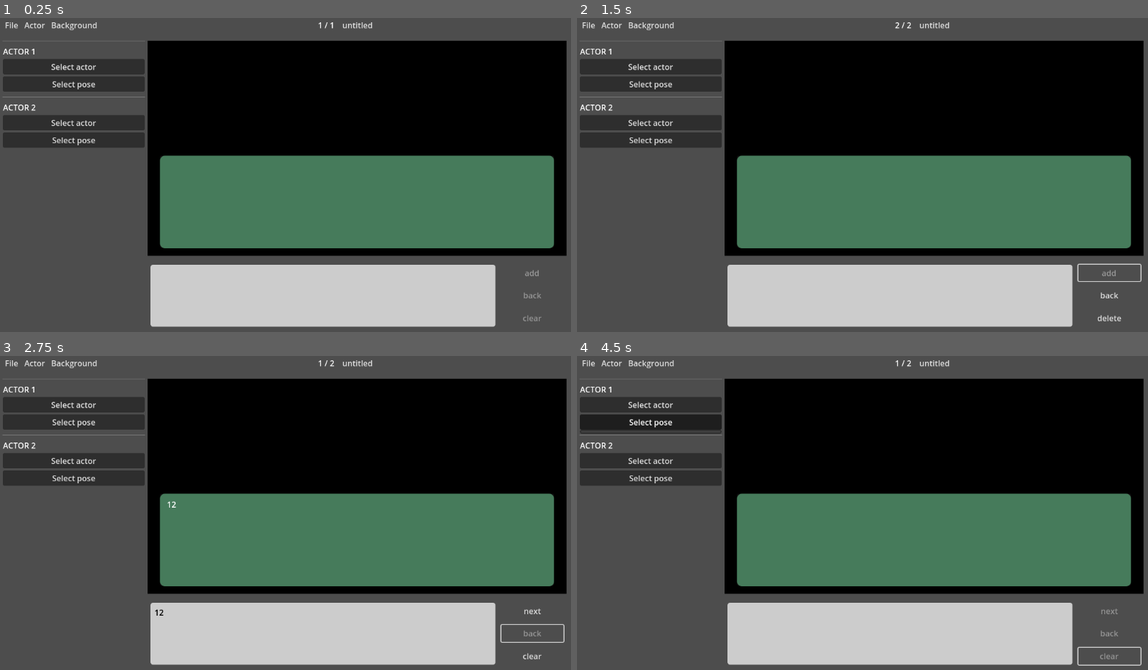
Above: before the commit, frames 1-4 (two rows, left to right).
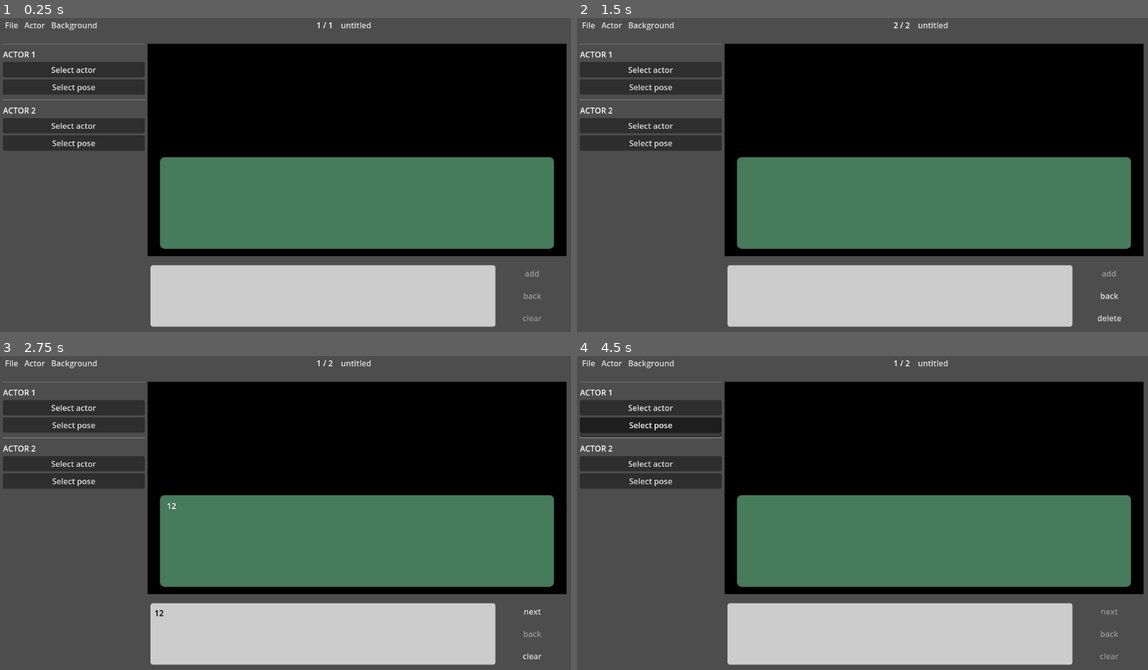
Above: after the commit, the same moments.

Repository: Barkerprooks/scene-editor
Game: Godot game, scene res://scenes/editor.tscn
Two runs of this game, one before a commit and one after it. Both use one fixed random seed, a clock stepped at 60 frames per second and the inputs below.
Inputs (mouse positions are in pixels of both pictures, inside the frame that each line leads up to):
- Up to frame 1 (0.25 s): no input
- Up to frame 2 (1.5 s): click (902, 294) at 0.52 s; type "12" at 0.6 s; click "add" at 1.25 s
- Up to frame 3 (2.75 s): click "back" at 2 s
- Up to frame 4 (4.5 s): click "clear" at 2.75 s; click "Select actor" at 3.5 s; click "Select pose" at 4.25 s

The runs differ from the first frame. In frame 1, 3.9% of the frame differs, in the area x 0-100%, y 1-90%; in frame 2, 4.0%; in frame 3, 4.1%; in frame 4, 4.1%, in the area x 0-100%, y 1-99%.

Commit message:
refactoring

Diff:
--- a/scenes/editor.tscn
+++ b/scenes/editor.tscn
@@ -7,9 +7,9 @@
 [ext_resource type="Script" path="res://scripts/editor/page/buttons.gd" id="4_d0t6c"]
 [ext_resource type="Script" path="res://scripts/editor/alert.gd" id="4_pla7g"]
 [ext_resource type="Script" path="res://scripts/editor/menu/title_input.gd" id="5_ssdpi"]
-[ext_resource type="Script" path="res://scripts/editor/menu/import_background.gd" id="7_8wxph"]
+[ext_resource type="Script" path="res://scripts/editor/page/dialogue_editor.gd" id="6_rvoxm"]
+[ext_resource type="Script" path="res://scripts/editor/menu/import/background.gd" id="7_8wxph"]
 [ext_resource type="Script" path="res://scripts/editor/menu/open_file_popup.gd" id="7_bn6pa"]
-[ext_resource type="Script" path="res://scripts/editor/menu/import_actor.gd" id="9_2mu6q"]
 
 [sub_resource type="ImageTexture" id="ImageTexture_8hf2w"]
 
@@ -76,8 +76,8 @@
 layout_mode = 2
 theme_override_constants/margin_left = 6
 theme_override_constants/margin_top = 6
-theme_override_constants/margin_right = 6
-theme_override_constants/margin_bottom = 0
+theme_override_constants/margin_right = 12
+theme_override_constants/margin_bottom = 6
 
 [node name="Header" type="VSplitContainer" parent="UI/HeaderMargins"]
 layout_mode = 2
@@ -294,6 +294,7 @@
 theme_override_colors/font_color = Color(0, 0, 0, 1)
 theme_override_styles/normal = SubResource("StyleBoxFlat_p4t3i")
 theme_override_styles/focus = SubResource("StyleBoxFlat_cinuk")
+script = ExtResource("6_rvoxm")
 
 [node name="ButtonMargins" type="MarginContainer" parent="UI/Body/Panels/PagePanels/PageInputs"]
 layout_mode = 2
@@ -311,18 +312,24 @@
 [node name="Next" type="Button" parent="UI/Body/Panels/PagePanels/PageInputs/ButtonMargins/Buttons"]
 layout_mode = 2
 size_flags_vertical = 3
+focus_mode = 0
+mouse_default_cursor_shape = 2
 text = "next"
 flat = true
 
 [node name="Back" type="Button" parent="UI/Body/Panels/PagePanels/PageInputs/ButtonMargins/Buttons"]
 layout_mode = 2
 size_flags_vertical = 3
+focus_mode = 0
+mouse_default_cursor_shape = 2
 text = "back"
 flat = true
 
 [node name="Delete" type="Button" parent="UI/Body/Panels/PagePanels/PageInputs/ButtonMargins/Buttons"]
 layout_mode = 2
 size_flags_vertical = 3
+focus_mode = 0
+mouse_default_cursor_shape = 2
 text = "delete"
 flat = true
 
@@ -339,17 +346,6 @@
 theme_override_colors/font_color = Color(0.652227, 2.76752e-06, 4.33177e-07, 1)
 theme_override_styles/normal = SubResource("StyleBoxFlat_g8n16")
 script = ExtResource("4_pla7g")
-
-[node name="LoadScene" type="PopupMenu" parent="."]
-script = ExtResource("7_bn6pa")
-
-[node name="ImportActor" type="PopupMenu" parent="."]
-script = ExtResource("9_2mu6q")
-
-[node name="ActorLabel" type="Label" parent="ImportActor"]
-offset_right = 40.0
-offset_bottom = 23.0
-horizontal_alignment = 1
 
 [node name="ImportDialog" type="FileDialog" parent="."]
 title = "Open a File"
@@ -362,3 +358,10 @@
 filters = PackedStringArray("*.png,*.jpg,*.jpeg,*.gif,*.svg")
 use_native_dialog = true
 script = ExtResource("7_8wxph")
+
+[node name="OpenScene" type="PopupMenu" parent="."]
+script = ExtResource("7_bn6pa")
+
+[node name="ImportActor" type="Panel" parent="."]
+visible = false
+layout_mode = 0
--- a/scripts/editor/editor.gd
+++ b/scripts/editor/editor.gd
@@ -1,27 +1,77 @@
 extends Control
 
 
+const BACKGROUND_PATH: String = "SceneEditor/Assets/Backgrounds"
+const ACTOR_PATH: String = "SceneEditor/Assets/Actors"
 const SCENE_PATH: String = "SceneEditor/Scenes"
-const ACTOR_PATH: String = "SceneEditor/Assets/Actors"
-const BACKGROUND_PATH: String = "SceneEditor/Assets/Backgrounds"
-
-static func create_new_page() -> Dictionary: return { "dialogue": "", "actors": [] }
+
+
+static func create_new_page() -> Dictionary: return {
+	"dialogue": "", "actors": []
+}
+
 static func create_new_scene() -> Dictionary: return {
 	"background": "",
 	"title": "untitled",
 	"pages": [ create_new_page() ],
 }
 
-# current scene in memory
-var index: int = 0
-var scene: Dictionary
-var page: Dictionary
-
-# scene UI objects
-@onready var count: Label = $UI/HeaderMargins/Header/Inputs/Page
-@onready var title: LineEdit = $UI/HeaderMargins/Header/Inputs/TitleInput
-@onready var dialogue: TextEdit = $UI/Body/Panels/PagePanels/Page/Overlay/TextMargin/DialogueBox
-@onready var dialogue_editor: TextEdit = $UI/Body/Panels/PagePanels/PageInputs/DialogueMargins/DialogueEditor
+
+# current scene in memory and the current page
+var __scene: Dictionary = create_new_scene() # start with empty scene
+var __page: int = 0
+
+
+func get_page_count() -> int:
+	return len(__scene["pages"])
+
+
+func get_scene_title() -> String:
+	return __scene["title"]
+
+
+func set_scene_title(value: String) -> void:
+	for symbol in ['<', '>', ':', '"', "/", "\\", "|", "?", "*"]:
+		if value.contains(symbol):
+			error("Error: Invalid symbol in title: '%s' - Try using a different one?" % symbol)
+			return
+	__scene["title"] = value
+
+
+func get_scene_background() -> String:
+	return __scene["background"]
+
+
+func set_scene_background(value: String) -> void:
+	__scene["background"] = value
+
+
+func get_page_data() -> Dictionary:
+	return __scene["pages"][__page]
+
+
+func remove_page(page: int) -> void:
+	__scene["pages"].remove_at(page)
+
+
+func get_page_actors() -> String:
+	return __scene["pages"][__page]["actors"]
+
+
+func get_page_dialogue() -> String:
+	return __scene["pages"][__page]["dialogue"]
+
+
+func set_page_dialogue(value: String) -> void:
+	__scene["pages"][__page]["dialogue"] = value
+
+
+func is_last_page() -> bool:
+	return __page == len(__scene["pages"]) - 1
+
+
+func is_first_page() -> bool:
+	return __page == 0
 
 
 func debug(text: String) -> void:
@@ -37,92 +87,97 @@
 func __get_data_path(path: String) -> String:
 	var data_path: String = OS.get_system_dir(OS.SYSTEM_DIR_DOCUMENTS).path_join(path)
 	if not DirAccess.dir_exists_absolute(data_path):
-		debug("created data folder %" % data_path)
+		debug("creating data folder %" % data_path)
 		DirAccess.make_dir_recursive_absolute(data_path)
 	return data_path
 
 
-func __sync_scene() -> void:
-	dialogue_editor.release_focus()
-	title.release_focus()
-	# syncs the scene UI with whatever is in the 'scene' dictionary
+func reset_focus() -> void:
+	$UI/Body/Panels/PagePanels/PageInputs/DialogueMargins/DialogueEditor.release_focus()
+	$UI/HeaderMargins/Header/Inputs/TitleInput.release_focus()
+
+
+func sync_scene() -> void:
+	reset_focus() # reset focus on all UI elements that support it
+
 	# check to make sure we have the correct format
 	for key in create_new_scene().keys():
-		if key not in scene:
+		if key not in __scene:
 			error("invalid scene format, no %s key, talk to Parker" % key)
 			return
 
-	if len(scene["pages"]) == 0:
-		error("invalid format, pages exist but the list is empty")
-		return
-
-	page = scene["pages"][index]
-
+	if len(__scene["pages"]) == 0: # if this is somehow wrong, we should fix it
+		__scene["pages"].append(create_new_page())
+
+	# check to see if all the pages are valid
 	for key in create_new_page().keys():
-		if key not in page:
-			error("invalid page format, no %s key, talk to Parker" % key)
-			return
-
-	title.text = scene["title"]
-	count.text = "%s / %s" % [(index + 1), len(scene["pages"])]
-
-	dialogue.text = page["dialogue"]
-	dialogue_editor.text = page["dialogue"]
-
-	# load background image
-	load_background(scene["background"])
-
-
-func __save_scene(path: String) -> void:
-	if not path.ends_with(".json"):
-		path = ".".join([path, "json"])
-
-	# sync filename and scene title
-	var filename = path.get_file().split('.')[0]
-	if filename != scene["title"]:
-		scene["title"] = filename
-		__sync_scene()
-
-	var file = FileAccess.open(path, FileAccess.WRITE)
-	file.store_string(JSON.stringify(scene))
-
-	debug("Saved: %s" % path)
-
-
-func __set_scene_title(scene_name: String) -> void:
-	for symbol in ['<', '>', ':', '"', "/", "\\", "|", "?", "*"]:
-		if scene_name.contains(symbol):
-			error("Error: Invalid symbol in title: '%s' - Try using a different one?" % symbol)
-			return
-
-	debug("Set scene title: %s" % scene_name)
-	scene["title"] = scene_name
-
-
-func __set_dialogue_text() -> void:
-	scene["pages"][index]["dialogue"] = dialogue_editor.text
-	dialogue.text = dialogue_editor.text
+		for page in __scene["pages"]:
+			if key not in page:
+				error("invalid page format, no %s key, talk to Parker" % key)
+				return
+
+	# load all the text based content of the current page into the UI
+	sync_metadata()
+
+	# load background image into the UI
+	sync_background()
+
+
+func sync_metadata() -> void:
+	$UI/HeaderMargins/Header/Inputs/TitleInput.text = get_scene_title()
+	$UI/HeaderMargins/Header/Inputs/Page.text = "%s / %s" % [(__page + 1), get_page_count()]
+	$UI/Body/Panels/PagePanels/Page/Overlay/TextMargin/DialogueBox.text = get_page_dialogue()
+	$UI/Body/Panels/PagePanels/PageInputs/DialogueMargins/DialogueEditor.text = get_page_dialogue()
+
+
+func sync_background() -> void:
+	var image: Image = Image.new()
+	var path: String = __get_data_path(BACKGROUND_PATH).path_join(get_scene_background())
+
+	if FileAccess.file_exists(path):
+		image.load(path)
+	else:
+		image = Image.create_empty(800, 600, false, Image.FORMAT_RGBF)
+		image.fill(Color.BLACK)
+
+	$UI/Body/Panels/PagePanels/Page/Background.texture.set_image(image)
+
+
+func unedited() -> bool:
+	var title: String = get_scene_title()
+	var filename: String = ".".join([title, "json"])
+	var filehash: String = FileAccess.get_md5(__get_data_path(SCENE_PATH).path_join(filename))
+	if not filehash and title == "untitled":
+		return true # new scene
+	return filehash == JSON.stringify(__scene).md5_text()
 
 
 func new_scene() -> void:
-	index = 0 # reset view to first page
-	scene = create_new_scene()
-	__sync_scene()
+	debug("opening a new scene")
+	__scene = create_new_scene()
+	__page = 0
+	sync_scene()
 
 
 func open_scene() -> void:
-	$LoadScene.show_scenes()
-	index = 0 # reset view to first page
+	debug("opening a scene")
+	$OpenScene.show_scenes()
 
 
 func save_scene() -> void:
-	if scene["title"] == "untitled":
+	debug("saving scene")
+	var title: String = get_scene_title()
+
+	if title == "untitled":
 		debug("Set the scene title before you save")
 		return
 
 	var path: String = __get_data_path(SCENE_PATH)
-	var file: String = ".".join([scene["title"], "json"])
-	__save_scene(path.path_join(file))
+	var filename: String = ".".join([title, "json"])
+
+	var file = FileAccess.open(path.path_join(filename), FileAccess.WRITE)
+	file.store_string(JSON.stringify(__scene))
+	file.close()
 
 
 func list_scenes() -> Array:
@@ -130,19 +185,23 @@
 	return files.map(func(file: String): return file.trim_suffix(".json"))
 
 
-func load_scene(scene_name: String) -> void:
-	var path: String = __get_data_path(SCENE_PATH).path_join(scene_name) + ".json"
+func load_scene(title: String) -> void:
+	debug("loading scene: %s" % title)
+	var path: String = __get_data_path(SCENE_PATH).path_join(title) + ".json"
 	var file: FileAccess = FileAccess.open(path, FileAccess.READ)
 
 	if not file:
 		debug("file not found, talk to Parker")
 		return
 
-	self.scene = JSON.parse_string(file.get_as_text())
-	__sync_scene()
+	__scene = JSON.parse_string(file.get_as_text())
+	__page = 0 # reset the page to the first page
+	sync_scene()
 
 
 func import_background(path: String) -> void:
+	debug("importing background image: %s" % path)
+
 	# copy background asset into the asset folder
 	if not FileAccess.file_exists(path):
 		error("Error: file does not exist")
@@ -152,66 +211,51 @@
 	var destination = __get_data_path(BACKGROUND_PATH).path_join(filename)
 	DirAccess.copy_absolute(path, destination)
 
-	debug("imported background image: %s" % filename)
-	load_background(filename)
+	set_scene_background(filename) # go ahead and set the background while
+	sync_background() # updating the UI
 
 
 func list_backgrounds() -> Array:
 	return Array(DirAccess.get_files_at(__get_data_path(BACKGROUND_PATH)))
 
 
-func load_background(background: String) -> void:
-	var image: Image = Image.new()
-	var path: String = __get_data_path(BACKGROUND_PATH).path_join(background)
-
-	if FileAccess.file_exists(path):
-		scene["background"] = background
-		image.load(path)
-	else:
-		image = Image.create_empty(800, 600, false, Image.FORMAT_RGBF)
-		image.fill(Color.BLACK)
-
-	$UI/Body/Panels/PagePanels/Page/Background.texture.set_image(image)
-
-
-func import_actor(path: String) -> void:
-	if not DirAccess.dir_exists_absolute(path):
-		error("actor folder not found")
-		return
-
-	$ImportActor.configure_actor(path)
+func import_actor(_path: String) -> void:
+	#debug("importing a new actor: %s" % path.get_file())
+	#if not DirAccess.dir_exists_absolute(path):
+		#error("actor folder not found")
+		#return
+
+	$ImportActor.popup()
+
+	# $ImportActor.configure_actor(path)
 
 
 func next_page() -> void:
-	index += 1
-	if index == len(scene["pages"]):
-		scene["pages"].append(create_new_page())
-		page = create_new_page()
-	__sync_scene()
+	__page += 1
+	if __page == get_page_count():
+		__scene["pages"].append(create_new_page())
+	sync_scene()
 
 
 func last_page() -> void:
-	index -= 1
-	__sync_scene()
+	__page -= 1
+	sync_scene()
 
 
 func delete_page() -> void:
-	if index > 0:
-		scene["pages"].remove_at(index)
-		index -= 1
-	else:
-		scene["pages"][0] = create_new_page()
-	__sync_scene()
+	if __page > 0:
+		remove_page(__page)
+		__page -= 1
+	else: # if it's the first page we just clear it
+		__scene["pages"][0] = create_new_page()
+	sync_scene()
 
 
 func _ready() -> void:
-	dialogue_editor.connect("text_changed", __set_dialogue_text)
-	title.connect('text_submitted', __set_scene_title)
-	new_scene()
+	sync_scene()
 
 
 func _input(event: InputEvent) -> void:
 	if event.is_action_pressed("Save"):
-		dialogue_editor.release_focus()
-		title.release_focus()
+		reset_focus()
 		save_scene()
--- a/scripts/editor/menu/actor.gd
+++ b/scripts/editor/menu/actor.gd
@@ -2,9 +2,13 @@
 
 @onready var Editor = $/root/Editor
 
-func id_pressed(id: int) -> void:
+
+func import_actor(value: String) -> void:
+	pass
+
+func index_pressed(id: int) -> void:
 	match id:
-		0: $/root/Editor/ImportDialog.import_folder(Editor.import_actor)
+		0: $/root/Editor/ImportDialog.import_folder(import_actor)
 
 func _ready() -> void:
-	connect("id_pressed", id_pressed)
+	connect("index_pressed", index_pressed)
--- a/scripts/editor/menu/background.gd
+++ b/scripts/editor/menu/background.gd
@@ -2,6 +2,19 @@
 
 
 @onready var Editor = $/root/Editor
+
+
+func about_to_popup() -> void:
+	var backgrounds = Editor.list_backgrounds()
+	clear()
+	add_item("import background image")
+	add_separator()
+	if len(backgrounds) > 0:
+		for filename in backgrounds:
+			add_item(filename)
+	else:
+		add_item("no backgrounds found. try importing one")
+		set_item_disabled(2, true)
 
 
 func index_pressed(index: int) -> void:
@@ -9,19 +22,8 @@
 		$/root/Editor/ImportDialog.import_file(Editor.import_background)
 		return
 
-	var string = get_item_text(index)
-	Editor.debug("loading background %s" % string)
-	Editor.load_background(string)
-
-
-func about_to_popup() -> void:
-	var backgrounds = Editor.list_backgrounds()
-	clear()
-	add_item("import background image")
-	if len(backgrounds) > 0:
-		add_separator()
-		for filename in backgrounds:
-			add_item(filename)
+	Editor.set_scene_background(get_item_text(index))
+	Editor.sync_background()
 
 
 func _ready() -> void:
--- a/scripts/editor/menu/file.gd
+++ b/scripts/editor/menu/file.gd
@@ -2,10 +2,10 @@
 
 
 @onready var Editor = $/root/Editor
-@onready var LoadScene = $/root/Editor/LoadScene
 
-func __file_button_pressed(id: int) -> void:
-	match id:
+
+func index_pressed(index: int) -> void:
+	match index:
 		0: Editor.new_scene()
 		1: Editor.open_scene()
 		2: Editor.save_scene()
@@ -13,8 +13,8 @@
 
 
 func _ready() -> void:
-	connect("id_pressed", __file_button_pressed)
+	connect("index_pressed", index_pressed)
 
 
 func _process(_delta: float) -> void:
-	set_item_disabled(2, Editor.scene["title"] == "untitled")
+	set_item_disabled(2, Editor.unedited())
--- /dev/null
+++ b/scripts/editor/menu/import/actor.gd
@@ -0,0 +1,20 @@
+extends PopupMenu
+
+
+@onready var Editor = $/root/Editor
+
+
+func configure_actor(path: String) -> void:
+
+	#var actor = path.get_file()
+	#var files = DirAccess.get_files_at(path)
+
+	#for file in files:
+		#var menu = MenuButton.new()
+		#for selection in files:
+			#menu.text = selection
+			#menu.get_popup().add_item(selection)
+		#add_child(menu)
+
+	#add_child(MenuButton.new())
+	popup()
--- a/scripts/editor/menu/import_background.gd
+++ b/scripts/editor/menu/import/background.gd
@@ -13,7 +13,7 @@
 func import_folder(callback: Callable) -> void:
 	file_mode = FILE_MODE_OPEN_DIR
 	filters = []
-	for connection in get_signal_connection_list("folder_selected"):
+	for connection in get_signal_connection_list("dir_selected"):
 		disconnect(connection["signal"].get_name(), connection["callable"])
 	connect("dir_selected", callback)
 	popup_centered()
--- a/scripts/editor/menu/import_actor.gd
+++ /dev/null
@@ -1,23 +0,0 @@
-extends PopupMenu
-
-
-@onready var Editor = $/root/Editor
-
-
-func configure_actor(path: String) -> void:
-
-	var actor = path.get_file()
-	var files = DirAccess.get_files_at(path)
-
-	$ActorLabel.text = actor
-
-	for file in files:
-		var menu = MenuButton.new()
-		for selection in files:
-			menu.text = selection
-			menu.get_popup().add_item(selection)
-		add_child(menu)
-
-	add_child(MenuButton.new())
-
-	popup_centered()
--- a/scripts/editor/menu/open_file_popup.gd
+++ b/scripts/editor/menu/open_file_popup.gd
@@ -1,18 +1,18 @@
 extends PopupMenu
 
 
-@onready var Editor = get_node("/root/Editor")
-
-
-func __index_pressed(index: int):
-	Editor.load_scene(get_item_text(index))
-
-
-func _ready() -> void:
-	connect("index_pressed", __index_pressed)
+@onready var Editor = $/root/Editor
 
 
 func show_scenes() -> void:
 	clear()
 	Editor.list_scenes().map(func(scene: String): add_item(scene))
 	popup()
+
+
+func index_pressed(index: int):
+	Editor.load_scene(get_item_text(index))
+
+
+func _ready() -> void:
+	connect("index_pressed", index_pressed)
--- a/scripts/editor/menu/title_input.gd
+++ b/scripts/editor/menu/title_input.gd
@@ -4,12 +4,23 @@
 @onready var Editor = $/root/Editor
 
 
+func pressed() -> void:
+	text_submitted(text)
+
+
+func text_submitted(value: String) -> void:
+	release_focus()
+	Editor.set_scene_title(value)
+	Editor.sync_metadata()
+
+
 func _ready() -> void:
-	$EditTitle.connect("pressed", func(): Editor.__set_scene_title(text))
+	$EditTitle.connect("pressed", pressed)
+	connect("text_submitted", text_submitted)
 
 
 func _process(_delta: float) -> void:
-	if Editor.scene["title"] == text:
+	if Editor.get_scene_title() == text:
 		$EditTitle.visible = false
 	else:
 		$EditTitle.visible = true
--- a/scripts/editor/page/buttons.gd
+++ b/scripts/editor/page/buttons.gd
@@ -2,6 +2,7 @@
 
 
 @onready var Editor = $/root/Editor
+@onready var DialogueEditor = $/root/Editor/UI/Body/Panels/PagePanels/PageInputs/DialogueMargins/DialogueEditor
 
 
 func _ready() -> void:
@@ -11,8 +12,10 @@
 
 
 func _process(_delta: float) -> void:
-	$Next.disabled = Editor.dialogue_editor.text == ''
-	$Next.text = "add" if Editor.index == len(Editor.scene["pages"]) - 1 else "next"
-	$Back.disabled = Editor.index == 0
+	var is_first_page: bool = Editor.is_first_page()
+
+	$Next.disabled = DialogueEditor.text == ''
+	$Next.text = "add" if Editor.is_last_page() else "next"
+	$Back.disabled = is_first_page
 	$Delete.disabled = $Next.disabled and $Back.disabled
-	$Delete.text = "clear" if Editor.index == 0 else "delete"
+	$Delete.text = "clear" if is_first_page else "delete"
--- /dev/null
+++ b/scripts/editor/page/dialogue_editor.gd
@@ -0,0 +1,13 @@
+extends TextEdit
+
+
+@onready var Editor = $/root/Editor
+
+
+func _ready() -> void:
+	text = Editor.get_page_dialogue()
+
+
+func _input(_event: InputEvent) -> void:
+	$/root/Editor/UI/Body/Panels/PagePanels/Page/Overlay/TextMargin/DialogueBox.text = text
+	Editor.set_page_dialogue(text)
